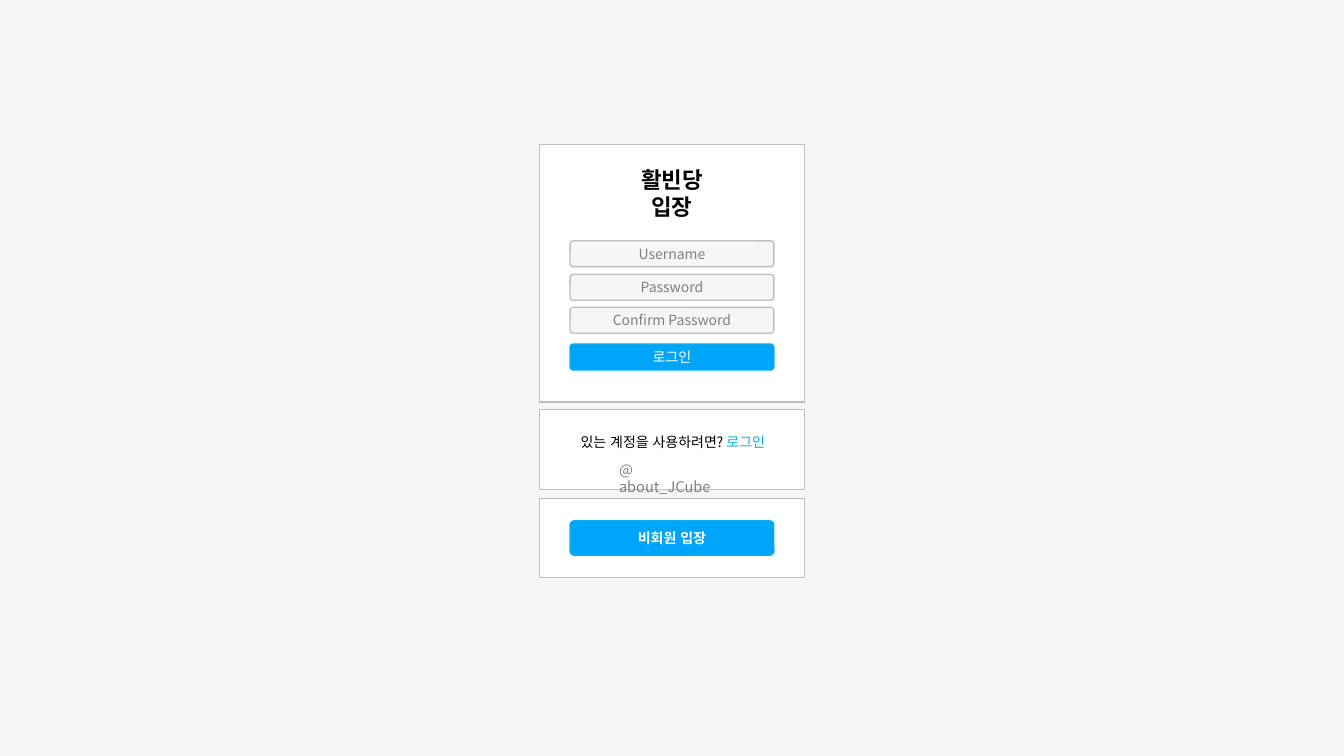
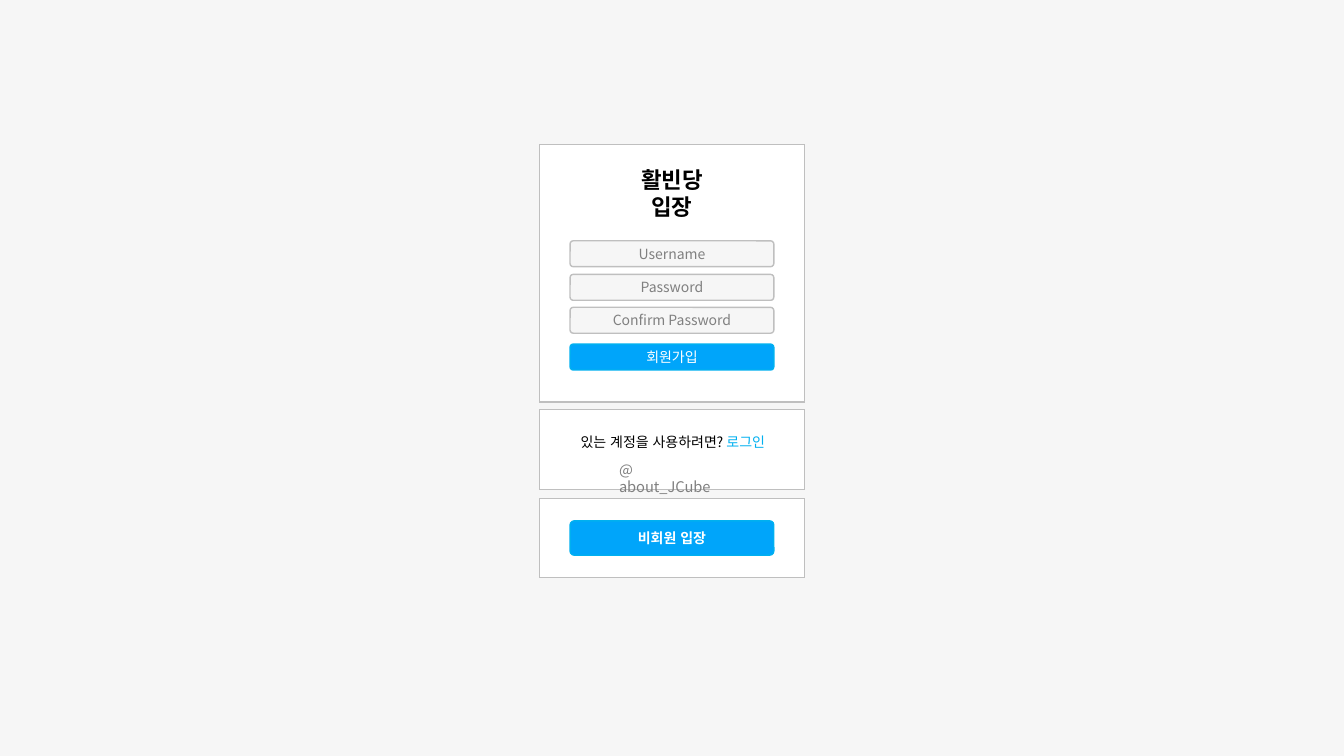
Before and after one commit to jtjun/DutchBroomstick, a slide deck: slide 11 of Documents/Design_Demo.pptx. Drawn at 1344x756 pixels with LibreOffice and Linux fonts; fonts in the diff are those of the drawing. Boxes give left, top, right and bottom in pixels: in the first picture for what was removed or moved away, otherwise in the second. Text is boxed around its words. In the diff, an @@ line names an element or a change of style, - is before the commit and + after.

```diff
--- a/Documents/Design_Demo.pptx
+++ b/Documents/Design_Demo.pptx
@@ text in rounded rectangle at <box>646,350,697,363</box>: text changed @@
-로그인
+회원가입
```
Also in this commit, not shown: 7 other slides changed, 3 other files.
